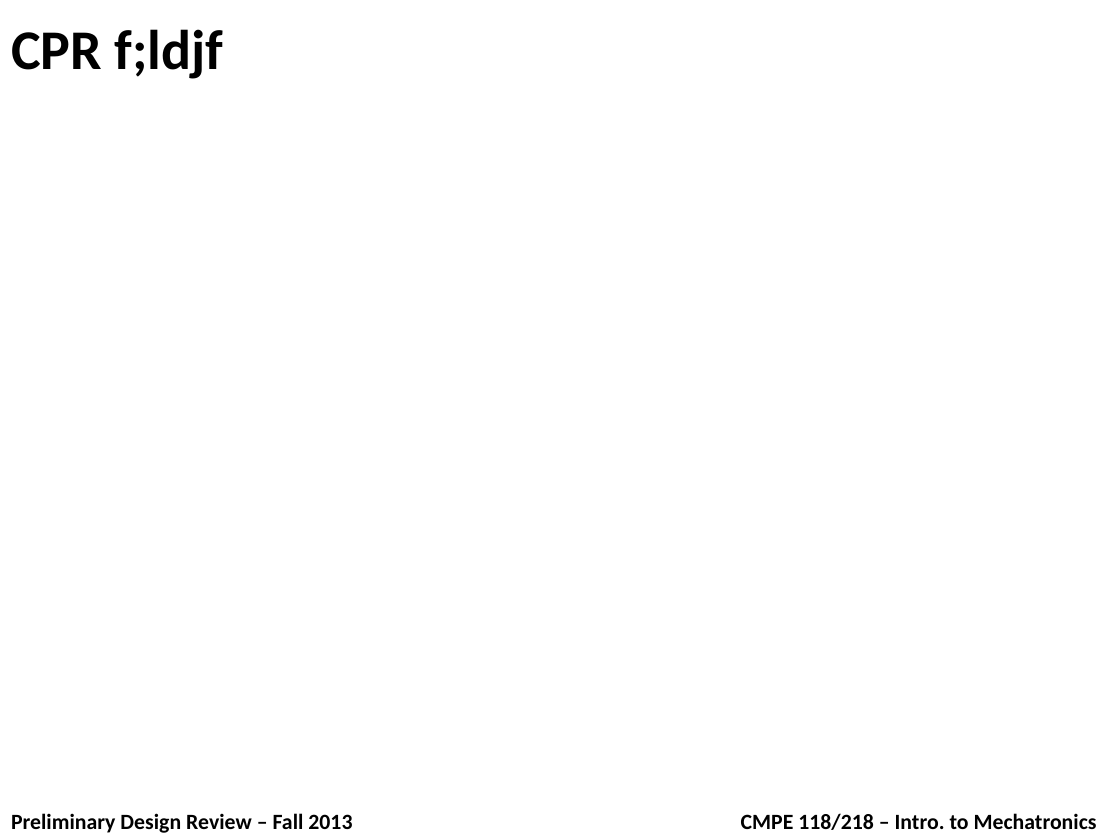
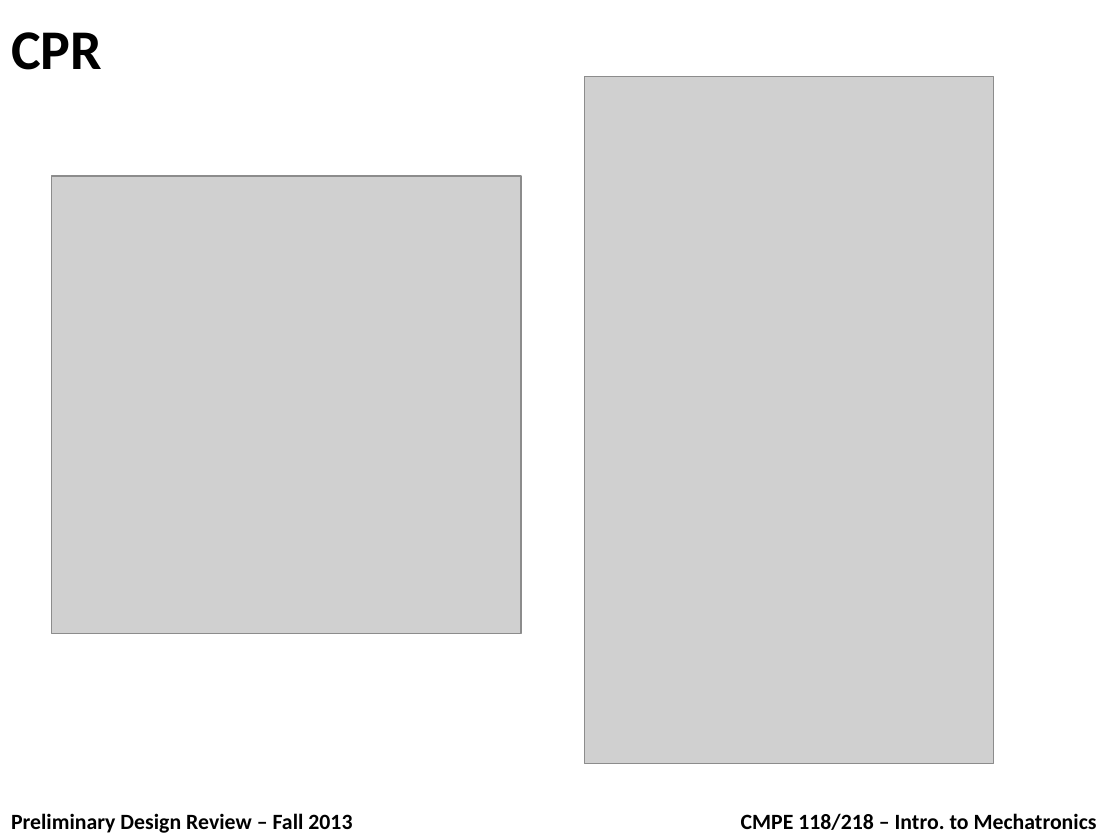
Before and after one commit to FrauBluher/Reggaetron, a slide deck: slide 2 of 118 Documents/118DesignPresentation.pptx. Drawn at 1120x840 pixels with LibreOffice and Linux fonts; fonts in the diff are those of the drawing; grey boxes stand for pictures; background and template pictures are left out. Boxes give left, top, right and bottom in pixels: in the first picture for what was removed or moved away, otherwise in the second. Text is boxed around its words. In the diff, an @@ line names an element or a change of style, - is before the commit and + after.

```diff
--- a/118 Documents/118DesignPresentation.pptx
+++ b/118 Documents/118DesignPresentation.pptx
@@ title at [11, 32, 102, 70]: text changed @@
-CPR f;ldjf
+CPR
@@ picture added at [585, 76, 995, 764] @@
@@ picture added at [52, 176, 522, 633] @@
```
Also in this commit, not shown: 1 other slide changed.
